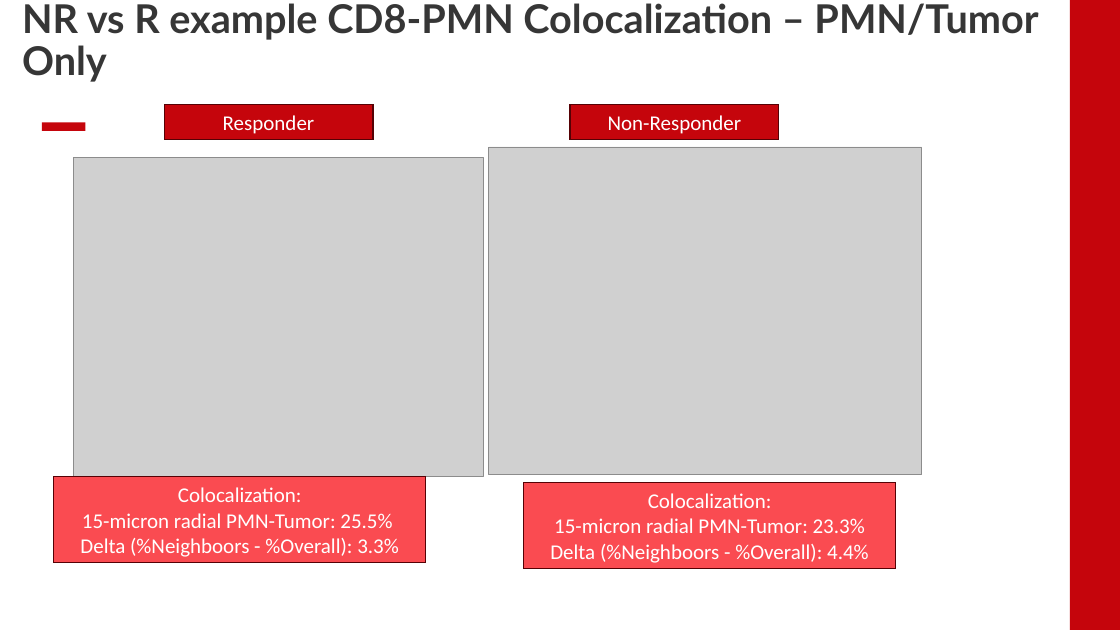
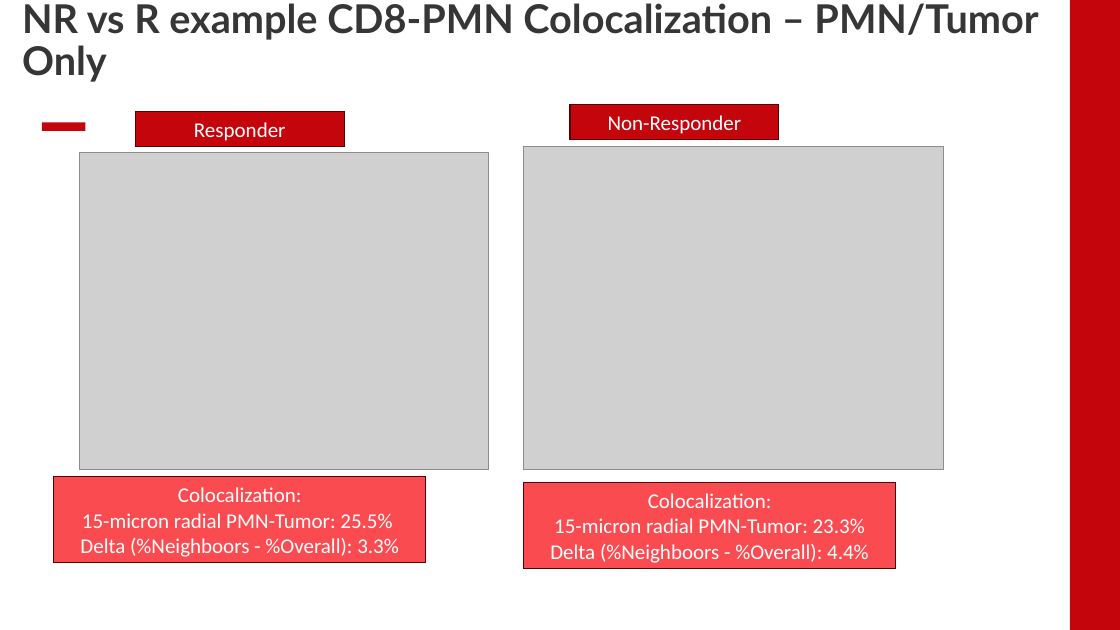
Before and after one commit to EDJohns/2025-Dinh-Lab-Research-Project, a slide deck: slide 7 of Shapiro 2025 Project/Weekly Updates/Week 7 Updates.pptx. Drawn at 1120x630 pixels with LibreOffice and Linux fonts; fonts in the diff are those of the drawing; grey boxes stand for pictures; background and template pictures are left out. Boxes give left, top, right and bottom in pixels: in the first picture for what was removed or moved away, otherwise in the second. Text is boxed around its words. In the diff, an @@ line names an element or a change of style, - is before the commit and + after.

```diff
--- a/Shapiro 2025 Project/Weekly Updates/Week 7 Updates.pptx
+++ b/Shapiro 2025 Project/Weekly Updates/Week 7 Updates.pptx
@@ rectangle "Responder" moved from (x1=164, y1=105, x2=373, y2=139) to (x1=135, y1=112, x2=344, y2=146) @@
@@ picture resized from (x1=489, y1=147, x2=922, y2=475) to (x1=524, y1=146, x2=944, y2=470) @@
@@ picture moved from (x1=73, y1=157, x2=483, y2=476) to (x1=79, y1=152, x2=489, y2=470) @@
```
Also in this commit, not shown: 5 other slides changed, 5 slides added, 13 slides removed.
